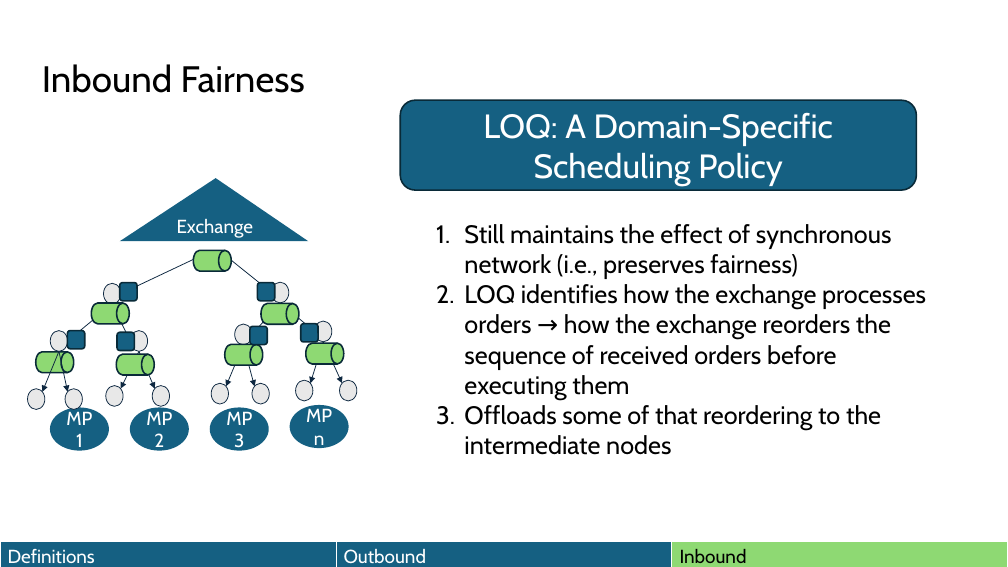
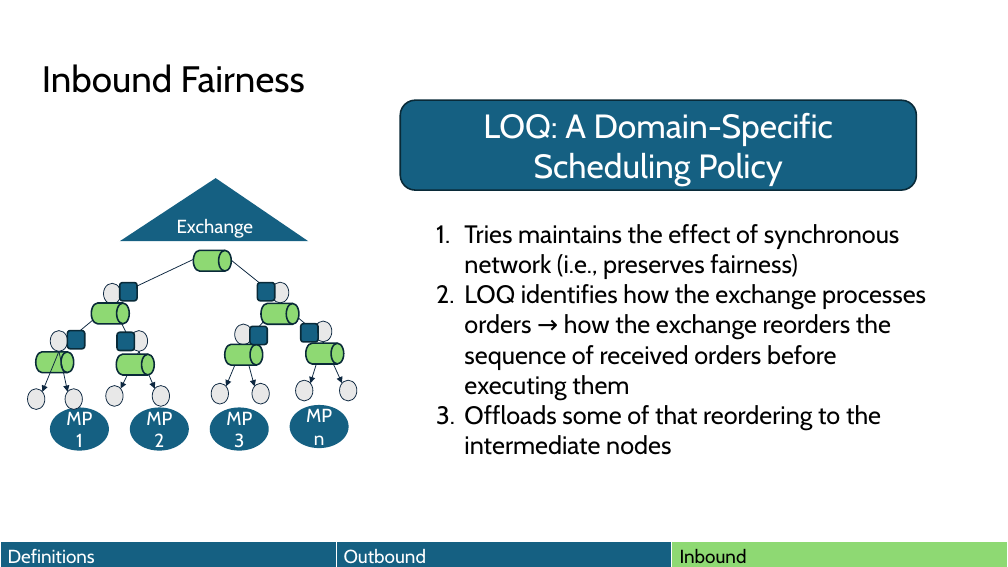
Before and after one commit to HaseebLUMS/Onyx-Presentation, a slide deck: slide 98 of thesis-latency-fairness.pptx. Drawn at 1008x567 pixels with LibreOffice and Linux fonts; fonts in the diff are those of the drawing. Boxes give left, top, right and bottom in pixels: in the first picture for what was removed or moved away, otherwise in the second. Text is boxed around its words. In the diff, an @@ line names an element or a change of style, - is before the commit and + after.

```diff
--- a/thesis-latency-fairness.pptx
+++ b/thesis-latency-fairness.pptx
@@ text at <box>464,224,900,279</box>: text changed @@
-1. Still maintains the effect of synchronous network (i.e., preserves fairness)
+1. Tries maintains the effect of synchronous network (i.e., preserves fairness)
```
Also in this commit, not shown: 8 other slides changed, 3 slides added, 1 other file.
